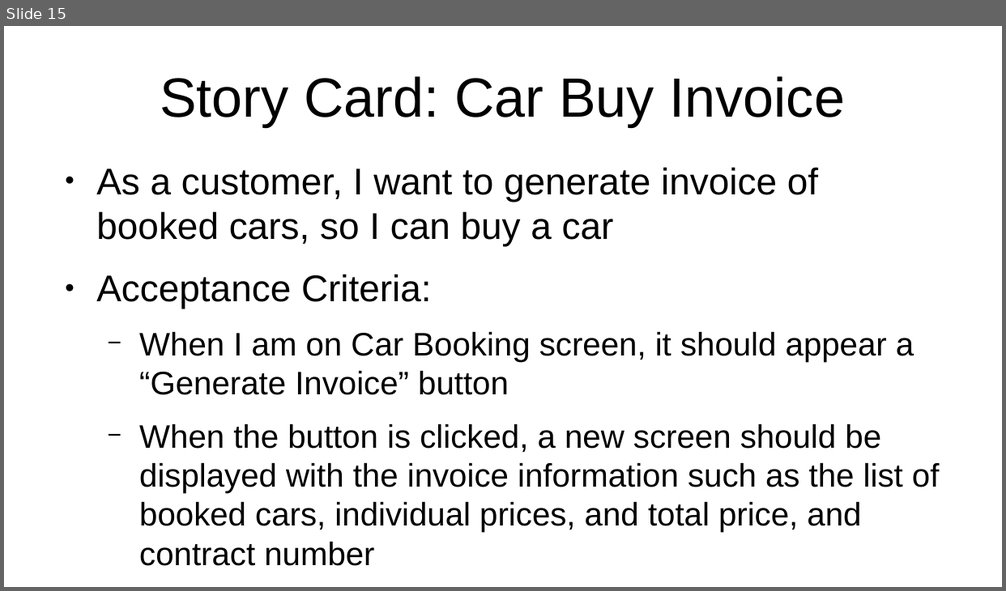
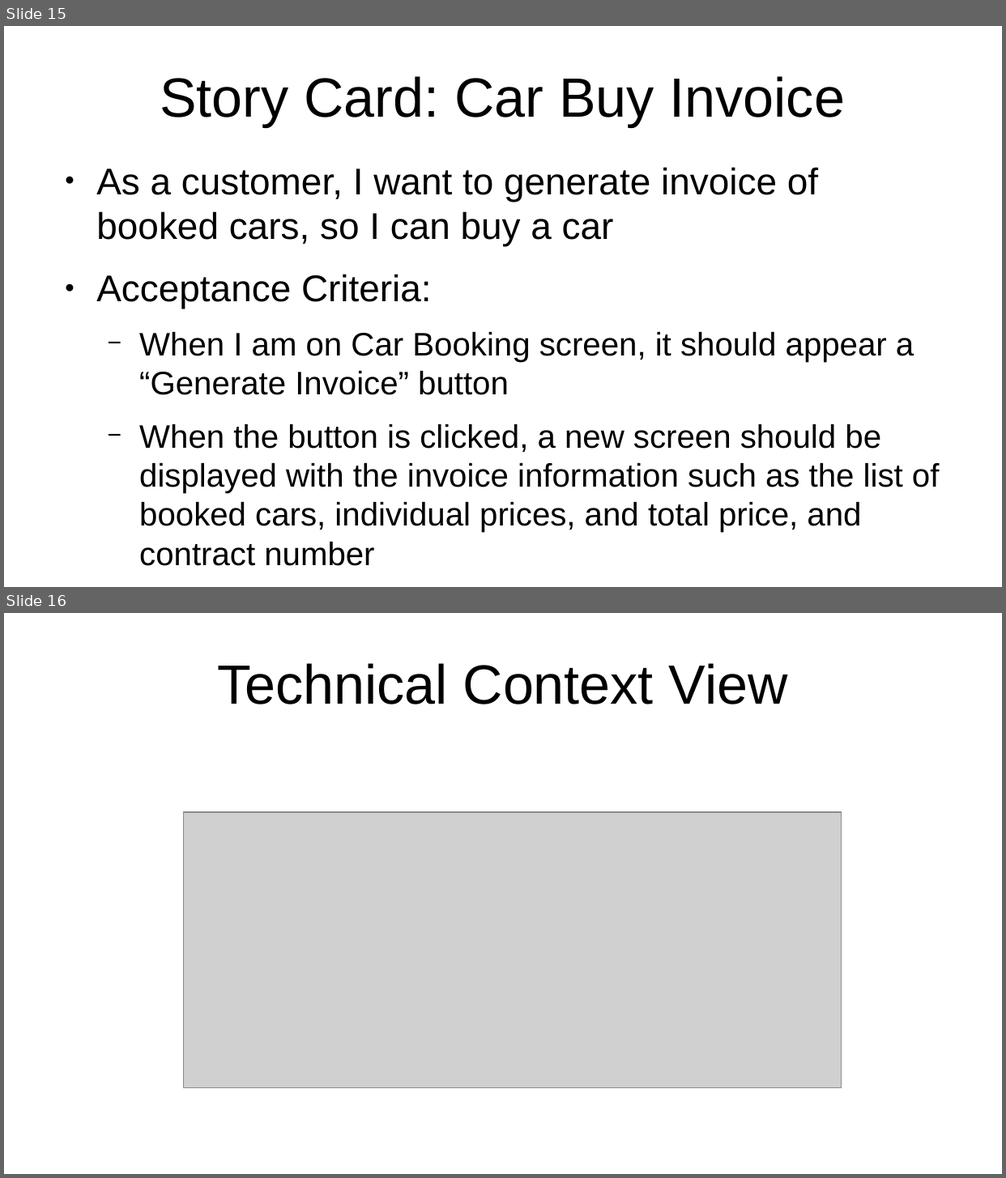
Before and after one commit to al8111/Java-UML-SWT, a slide deck: presentation.odp. Shown one above the other, each under a label of ours: slide 15 before the commit, slides 15 and 16 after it. The pictures are 1006x591 and 1006x1178 pixels, drawn with LibreOffice and Linux fonts; fonts in the diff are those of the drawing; grey boxes stand for pictures. Boxes give left, top, right and bottom in pixels: in the first picture for what was removed or moved away, otherwise in the second. Text is boxed around its words. In the diff, an @@ line names an element or a change of style, - is before the commit and + after.

Commit message:
doc: create technical and business context view 2

```diff
--- a/presentation.odp
+++ b/presentation.odp
@@ slide 16 added at bbox=[4, 613, 1002, 1174], background #FFFFFF @@
@@ title added at bbox=[217, 663, 788, 705], 44 pt, text #000000 @@
+Technical Context View
@@ picture added at bbox=[183, 812, 842, 1088] @@
```
Also in this commit, not shown: 1 other slide added.
